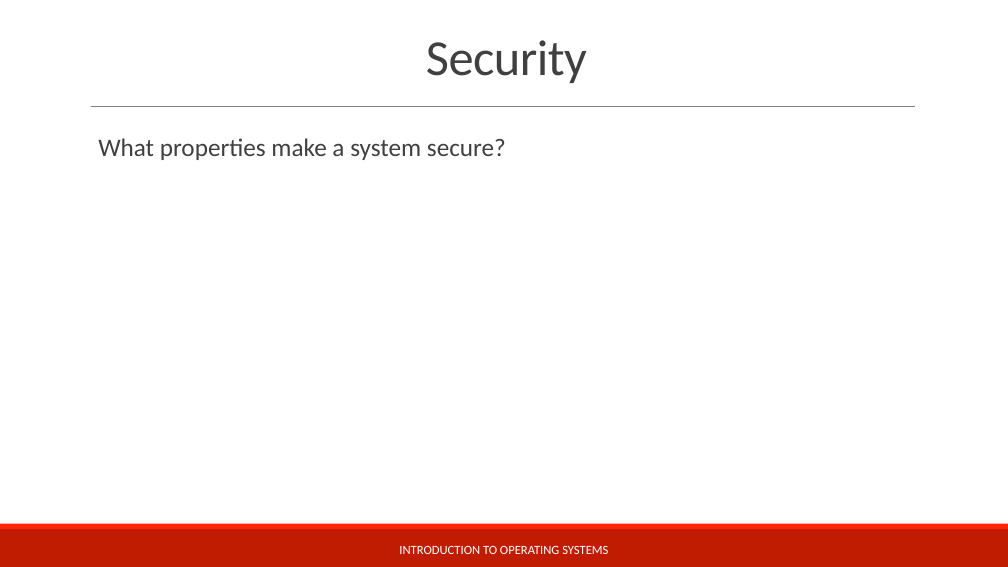
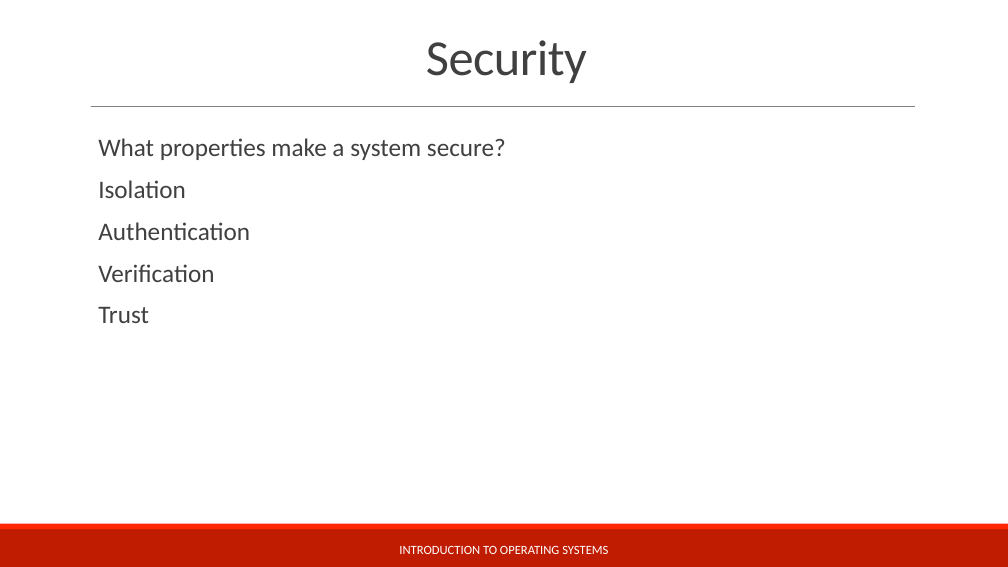
Before and after one commit to teachbsd/course, a slide deck: slide 2 of undergraduate/lectures/security.pptx. Drawn at 1008x567 pixels with LibreOffice and Linux fonts; fonts in the diff are those of the drawing; background and template pictures are left out. Boxes give left, top, right and bottom in pixels: in the first picture for what was removed or moved away, otherwise in the second. Text is boxed around its words. In the diff, an @@ line names an element or a change of style, - is before the commit and + after.

```diff
--- a/undergraduate/lectures/security.pptx
+++ b/undergraduate/lectures/security.pptx
@@ text at <box>98,180,250,323</box>: paragraphs added @@
+  Isolation
+  Authentication
+  Verification
+  Trust
```
Also in this commit, not shown: 1 other slide changed, 7 slides added.
